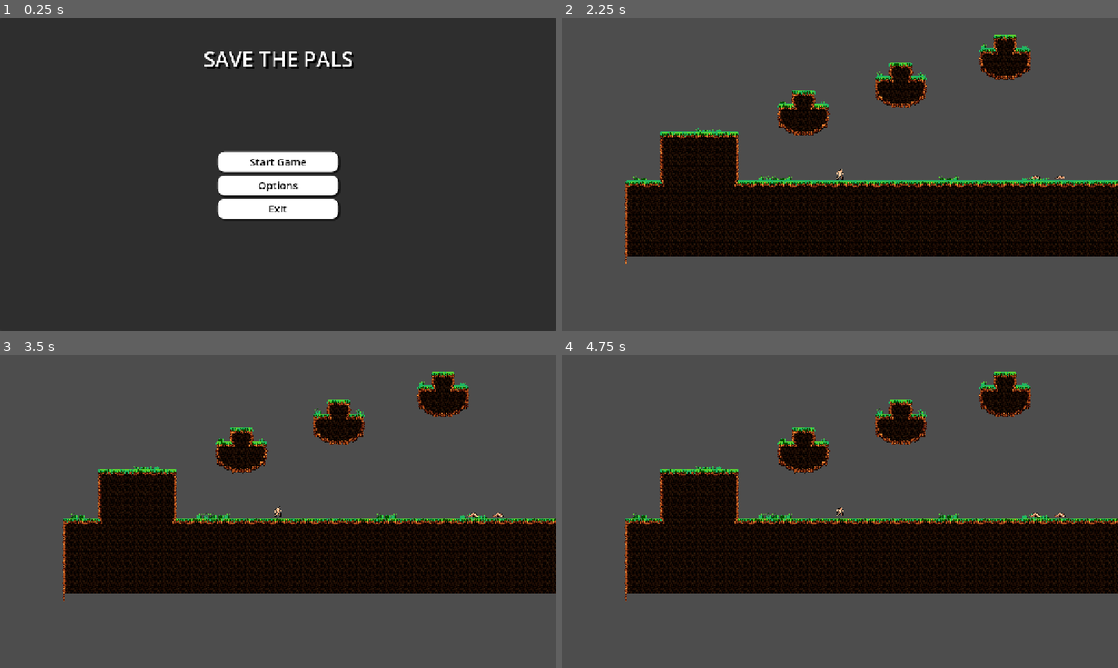
Above: before the commit, frames 1-4 (two rows, left to right).
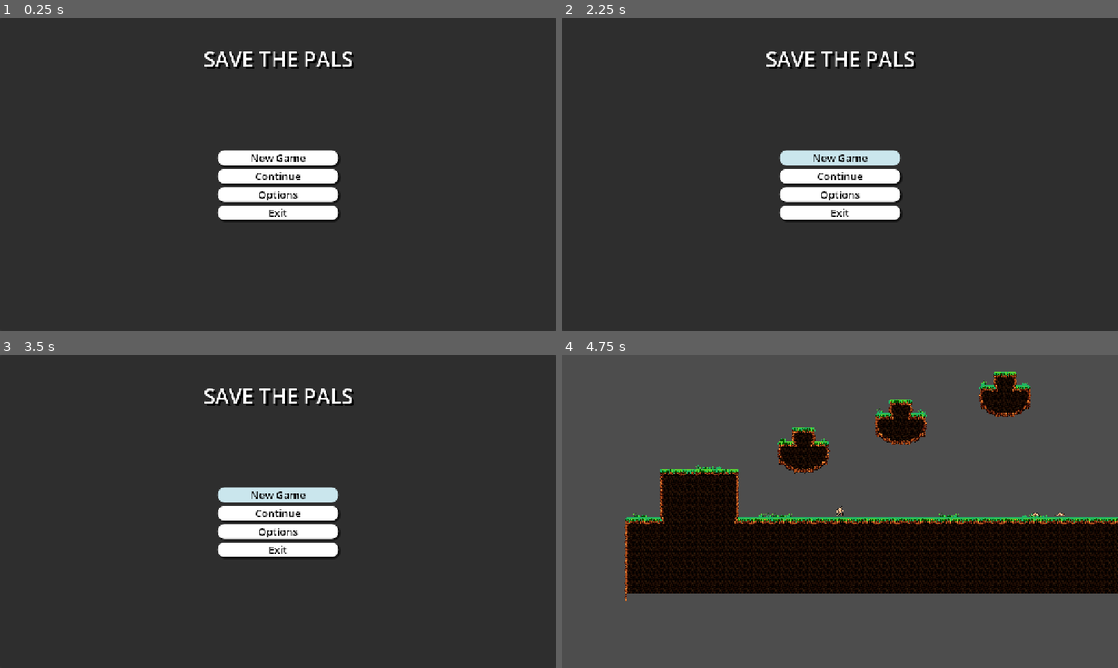
Above: after the commit, the same moments.

Repository: Hynkel65/game-jam-c-dawg
Game: Godot game, scene res://Scene/main_menu.tscn
Same seed, same stepped clock (60 frames per second), same inputs: the game is played once before the commit and once after it. This scene is started directly instead of the project's main scene.
Inputs (mouse positions are in pixels of both pictures, inside the frame that each line leads up to):
- Up to frame 1 (0.25 s): no input
- Up to frame 2 (2.25 s): click "Options" at 0.5 s; click "Back" at 1.25 s; click (840, 161) at 2 s, where only the run before the commit has a clickable "Start Game"
- Up to frame 3 (3.5 s): click (278, 495) at 2.75 s, where only the run after the commit has a clickable "New Game"
- Up to frame 4 (4.75 s): click (840, 495) at 3.5 s, where only the run after the commit has a clickable "New Game"; click (840, 514) at 4.25 s, where only the run after the commit has a clickable "Continue"

The runs differ from the first frame. In frame 1, 2.1% of the frame differs, in the area x 39-62%, y 42-65%; in frame 2, 100%; in frame 3, 100%, in the area x 0-100%, y 0-100%; in frame 4, 0.6%.

Commit message:
adjusted options menu

Diff:
--- a/Scene/main_menu.tscn
+++ b/Scene/main_menu.tscn
@@ -1,6 +1,7 @@
-[gd_scene load_steps=8 format=3 uid="uid://cjwcbec6uyyyq"]
+[gd_scene load_steps=9 format=3 uid="uid://cjwcbec6uyyyq"]
 
 [ext_resource type="Script" uid="uid://bmsxv3x1vrnjc" path="res://Script/main_menu.gd" id="1_06t4h"]
+[ext_resource type="PackedScene" uid="uid://bb0vb25j1r3p3" path="res://Scene/options.tscn" id="2_87ipw"]
 
 [sub_resource type="StyleBoxFlat" id="StyleBoxFlat_rhts7"]
 bg_color = Color(1, 1, 1, 1)
@@ -48,7 +49,7 @@
 grow_horizontal = 2
 grow_vertical = 2
 
-[node name="VBoxContainer" type="VBoxContainer" parent="."]
+[node name="main_buttons" type="VBoxContainer" parent="."]
 layout_mode = 1
 anchors_preset = 8
 anchor_left = 0.5
@@ -63,7 +64,7 @@
 grow_vertical = 2
 theme_override_constants/separation = 8
 
-[node name="Button" type="Button" parent="VBoxContainer"]
+[node name="New_game" type="Button" parent="main_buttons"]
 layout_mode = 2
 size_flags_vertical = 3
 theme_override_colors/font_color = Color(0, 0, 0, 1)
@@ -76,9 +77,24 @@
 theme_override_styles/pressed = SubResource("StyleBoxFlat_7vrkn")
 theme_override_styles/hover = SubResource("StyleBoxFlat_06t4h")
 theme_override_styles/focus = SubResource("StyleBoxEmpty_rhts7")
-text = "Start Game"
+text = "New Game"
 
-[node name="Button2" type="Button" parent="VBoxContainer"]
+[node name="Continue" type="Button" parent="main_buttons"]
+layout_mode = 2
+size_flags_vertical = 3
+theme_override_colors/font_color = Color(0, 0, 0, 1)
+theme_override_colors/font_focus_color = Color(0, 0, 0, 1)
+theme_override_colors/font_pressed_color = Color(0, 0, 0, 1)
+theme_override_colors/font_hover_color = Color(0, 0, 0, 1)
+theme_override_colors/font_hover_pressed_color = Color(0, 0, 0, 1)
+theme_override_font_sizes/font_size = 24
+theme_override_styles/normal = SubResource("StyleBoxFlat_rhts7")
+theme_override_styles/pressed = SubResource("StyleBoxFlat_7vrkn")
+theme_override_styles/hover = SubResource("StyleBoxFlat_06t4h")
+theme_override_styles/focus = SubResource("StyleBoxEmpty_rhts7")
+text = "Continue"
+
+[node name="Options" type="Button" parent="main_buttons"]
 layout_mode = 2
 size_flags_vertical = 3
 theme_override_colors/font_color = Color(0, 0, 0, 1)
@@ -93,7 +109,7 @@
 theme_override_styles/focus = SubResource("StyleBoxEmpty_06t4h")
 text = "Options"
 
-[node name="Button3" type="Button" parent="VBoxContainer"]
+[node name="Exit" type="Button" parent="main_buttons"]
 layout_mode = 2
 size_flags_vertical = 3
 theme_override_colors/font_color = Color(0, 0, 0, 1)
@@ -124,6 +140,10 @@
 theme_override_font_sizes/font_size = 48
 text = "SAVE THE PALS"
 
-[connection signal="pressed" from="VBoxContainer/Button" to="." method="_on_start_pressed"]
-[connection signal="pressed" from="VBoxContainer/Button2" to="." method="_on_options_pressed"]
-[connection signal="pressed" from="VBoxContainer/Button3" to="." method="_on_exit_pressed"]
+[node name="options" parent="." instance=ExtResource("2_87ipw")]
+layout_mode = 1
+
+[connection signal="pressed" from="main_buttons/New_game" to="." method="_on_new_game_pressed"]
+[connection signal="pressed" from="main_buttons/Continue" to="." method="_on_continue_pressed"]
+[connection signal="pressed" from="main_buttons/Options" to="." method="_on_options_pressed"]
+[connection signal="pressed" from="main_buttons/Exit" to="." method="_on_exit_pressed"]
--- a/Scene/options.tscn
+++ b/Scene/options.tscn
@@ -36,7 +36,21 @@
 grow_vertical = 2
 script = ExtResource("1_5v8ap")
 
-[node name="option_buttons" type="VBoxContainer" parent="."]
+[node name="Panel" type="Panel" parent="."]
+layout_mode = 1
+anchors_preset = 8
+anchor_left = 0.5
+anchor_top = 0.5
+anchor_right = 0.5
+anchor_bottom = 0.5
+offset_left = -258.5
+offset_top = -158.0
+offset_right = 258.5
+offset_bottom = 158.0
+grow_horizontal = 2
+grow_vertical = 2
+
+[node name="options_panel" type="VBoxContainer" parent="Panel"]
 layout_mode = 1
 anchors_preset = 8
 anchor_left = 0.5
@@ -51,7 +65,7 @@
 grow_vertical = 2
 theme_override_constants/separation = 8
 
-[node name="back" type="Button" parent="option_buttons"]
+[node name="back" type="Button" parent="Panel/options_panel"]
 layout_mode = 2
 size_flags_vertical = 3
 theme_override_colors/font_color = Color(0, 0, 0, 1)
@@ -66,4 +80,4 @@
 theme_override_styles/focus = SubResource("StyleBoxEmpty_ao2gm")
 text = "Back"
 
-[connection signal="pressed" from="option_buttons/back" to="." method="_on_back_pressed"]
+[connection signal="pressed" from="Panel/options_panel/back" to="." method="_on_back_pressed"]
--- a/Scene/pause_menu.tscn
+++ b/Scene/pause_menu.tscn
@@ -1,6 +1,7 @@
-[gd_scene load_steps=2 format=3 uid="uid://c32te00qv2qe"]
+[gd_scene load_steps=3 format=3 uid="uid://c32te00qv2qe"]
 
-[ext_resource type="Script" uid="uid://bc2216iqc0iea" path="res://Scene/pause_menu.gd" id="1_i3got"]
+[ext_resource type="Script" uid="uid://bc2216iqc0iea" path="res://Script/pause_menu.gd" id="1_i3got"]
+[ext_resource type="PackedScene" uid="uid://bb0vb25j1r3p3" path="res://Scene/options.tscn" id="2_ur6gg"]
 
 [node name="pause_menu" type="Control"]
 process_mode = 3
@@ -12,7 +13,7 @@
 grow_vertical = 2
 script = ExtResource("1_i3got")
 
-[node name="PanelContainer" type="PanelContainer" parent="."]
+[node name="pause_panel" type="PanelContainer" parent="."]
 layout_mode = 1
 anchors_preset = 8
 anchor_left = 0.5
@@ -26,28 +27,40 @@
 grow_horizontal = 2
 grow_vertical = 2
 
-[node name="VBoxContainer" type="VBoxContainer" parent="PanelContainer"]
+[node name="VBoxContainer" type="VBoxContainer" parent="pause_panel"]
 layout_mode = 2
 size_flags_horizontal = 4
 size_flags_vertical = 4
 
-[node name="resume" type="Button" parent="PanelContainer/VBoxContainer"]
+[node name="resume" type="Button" parent="pause_panel/VBoxContainer"]
 layout_mode = 2
 text = "Resume"
 
-[node name="restart" type="Button" parent="PanelContainer/VBoxContainer"]
+[node name="restart" type="Button" parent="pause_panel/VBoxContainer"]
 layout_mode = 2
 text = "Restart"
 
-[node name="options" type="Button" parent="PanelContainer/VBoxContainer"]
+[node name="options" type="Button" parent="pause_panel/VBoxContainer"]
 layout_mode = 2
 text = "Options"
 
-[node name="main_menu" type="Button" parent="PanelContainer/VBoxContainer"]
+[node name="main_menu" type="Button" parent="pause_panel/VBoxContainer"]
 layout_mode = 2
-text = "Quit"
+text = "Save & Quit"
 
-[connection signal="pressed" from="PanelContainer/VBoxContainer/resume" to="." method="_on_resume_pressed"]
-[connection signal="pressed" from="PanelContainer/VBoxContainer/restart" to="." method="_on_restart_pressed"]
-[connection signal="pressed" from="PanelContainer/VBoxContainer/options" to="." method="_on_options_pressed"]
-[connection signal="pressed" from="PanelContainer/VBoxContainer/main_menu" to="." method="_on_main_menu_pressed"]
+[node name="options" parent="." instance=ExtResource("2_ur6gg")]
+layout_mode = 1
+anchors_preset = 8
+anchor_left = 0.5
+anchor_top = 0.5
+anchor_right = 0.5
+anchor_bottom = 0.5
+offset_left = -95.5
+offset_top = -75.0
+offset_right = 95.5
+offset_bottom = 75.0
+
+[connection signal="pressed" from="pause_panel/VBoxContainer/resume" to="." method="_on_resume_pressed"]
+[connection signal="pressed" from="pause_panel/VBoxContainer/restart" to="." method="_on_restart_pressed"]
+[connection signal="pressed" from="pause_panel/VBoxContainer/options" to="." method="_on_options_pressed"]
+[connection signal="pressed" from="pause_panel/VBoxContainer/main_menu" to="." method="_on_main_menu_pressed"]
--- a/Script/main_menu.gd
+++ b/Script/main_menu.gd
@@ -1,13 +1,17 @@
 extends Control
 
-func _on_start_pressed() -> void:
-	print("Start Pressed")
+func _on_continue_pressed() -> void:
+	SaveManager.load_game()
 	get_tree().change_scene_to_file("res://Scene/world.tscn")
 
 func _on_options_pressed() -> void:
 	print("Options Pressed")
-	get_tree().change_scene_to_file("res://Scene/options.tscn")
+	$options.open()
+	#get_tree().change_scene_to_file("res://Scene/options.tscn")
 
 func _on_exit_pressed() -> void:
 	print("Exit Pressed")
 	get_tree().quit()
+
+func _on_new_game_pressed() -> void:
+	print("New Game Pressed")
--- a/Script/options.gd
+++ b/Script/options.gd
@@ -1,14 +1,16 @@
 extends Control
 
-#func _ready():
-	#option_buttons.visible = true
-#
-#func open():
-	#option_buttons.visible = false
-#
-#func close():
-	#option_buttons.visible = true
-	#
+@onready var options: Control = $"."
+
+func _ready():
+	options.visible = false
+
+func open():
+	options.visible = true
+
+func close():
+	options.visible = false
+
 func _on_back_pressed() -> void:
-	#close()
-	get_tree().change_scene_to_file("res://Scene/main_menu.tscn")
+	close()
+	#get_tree().change_scene_to_file("res://Scene/main_menu.tscn")
--- a/Script/pause_menu.gd
+++ b/Script/pause_menu.gd
@@ -1,17 +1,18 @@
 extends Control
 
-@onready var panel_container: PanelContainer = $PanelContainer
+#@onready var pause_panel: PanelContainer = $PanelContainer
+@onready var pause_menu: Control = $"."
 
 func _ready():
-	panel_container.visible = false
+	pause_menu.visible = false
 
 func resume():
 	get_tree().paused = false
-	panel_container.visible = false
+	pause_menu.visible = false
 
 func pause():
 	get_tree().paused = true
-	panel_container.visible = true
+	pause_menu.visible = true
 
 func pressesc():
 	if Input.is_action_just_pressed("Pause") and !get_tree().paused:
@@ -28,9 +29,10 @@
 
 func _on_options_pressed() -> void:
 	print("options")
+	$options.open()
 
 func _on_main_menu_pressed() -> void:
-	print("return to main menu")
+	SaveManager.save_game()
 	resume()
 	get_tree().change_scene_to_file("res://Scene/main_menu.tscn")
 
--- a/project.godot
+++ b/project.godot
@@ -17,7 +17,6 @@
 
 [autoload]
 
-save_manager="*res://Script/save_manager.gd"
 SaveManager="*res://Script/SaveManager.gd"
 
 [display]
Not shown: 1 places in Scene/world.tscn that only renumber resources
